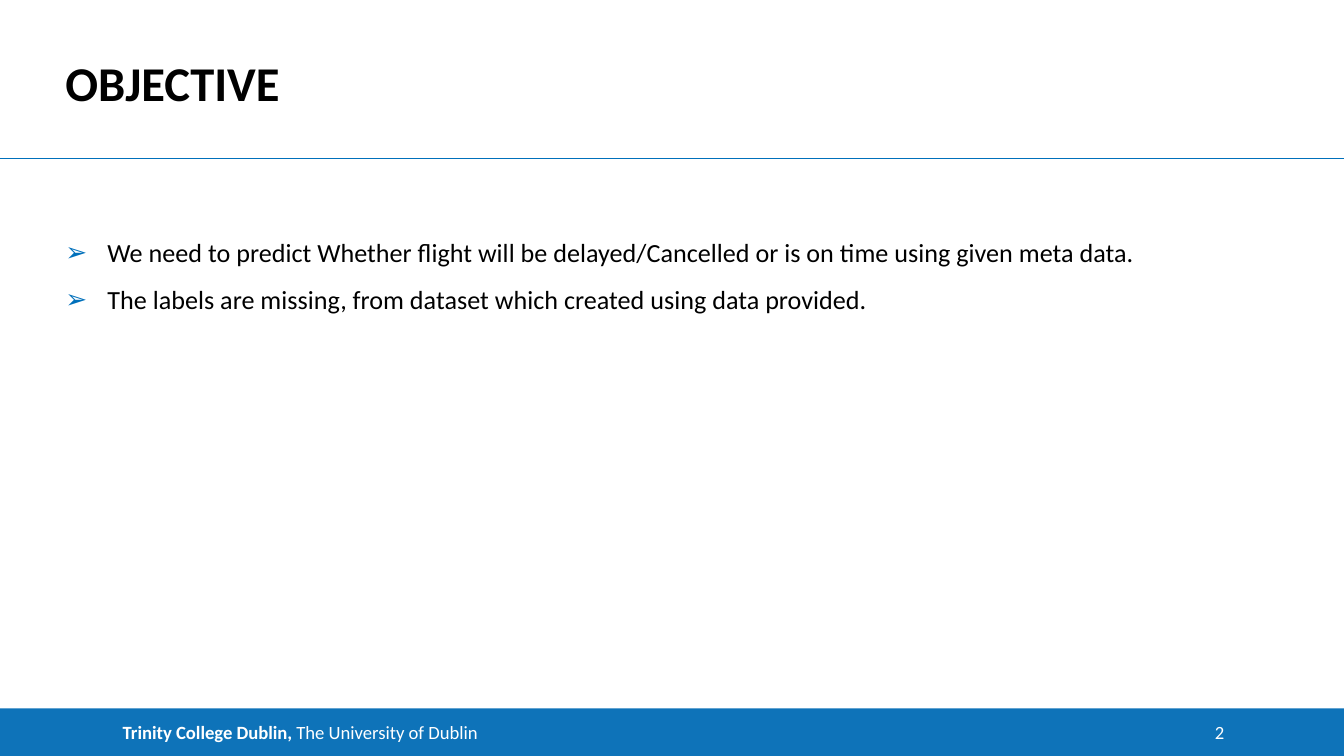
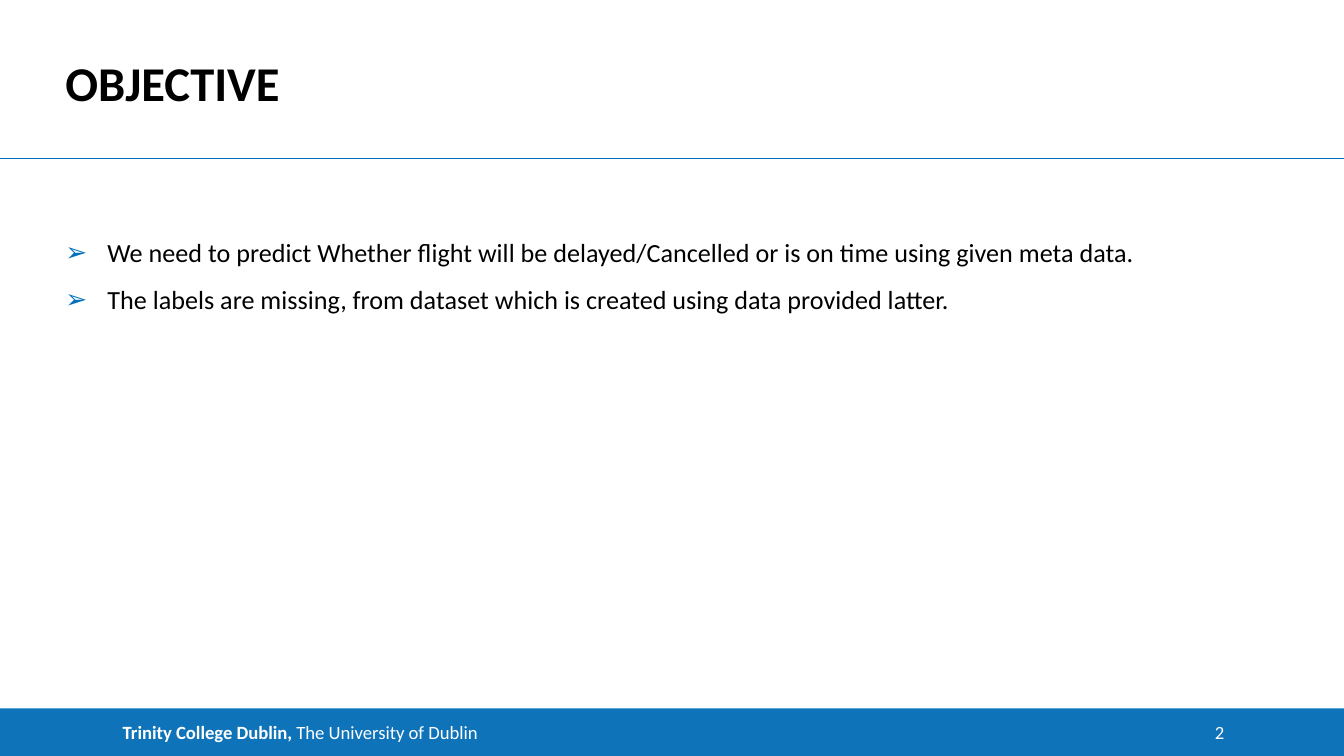
Before and after one commit to vikumar01/Case_study-on-Flight-Data-set, a slide deck: slide 2 of ppt Assignment.pptx. Drawn at 1344x756 pixels with LibreOffice and Linux fonts; fonts in the diff are those of the drawing. Boxes give left, top, right and bottom in pixels: in the first picture for what was removed or moved away, otherwise in the second. Text is boxed around its words. In the diff, an @@ line names an element or a change of style, - is before the commit and + after.

```diff
--- a/ppt Assignment.pptx
+++ b/ppt Assignment.pptx
@@ text at [107, 291, 949, 314]: text changed @@
-➢ The labels are missing, from dataset which created using data provided.
+➢ The labels are missing, from dataset which is created using data provided latter.
```
Also in this commit, not shown: 6 other slides changed.
